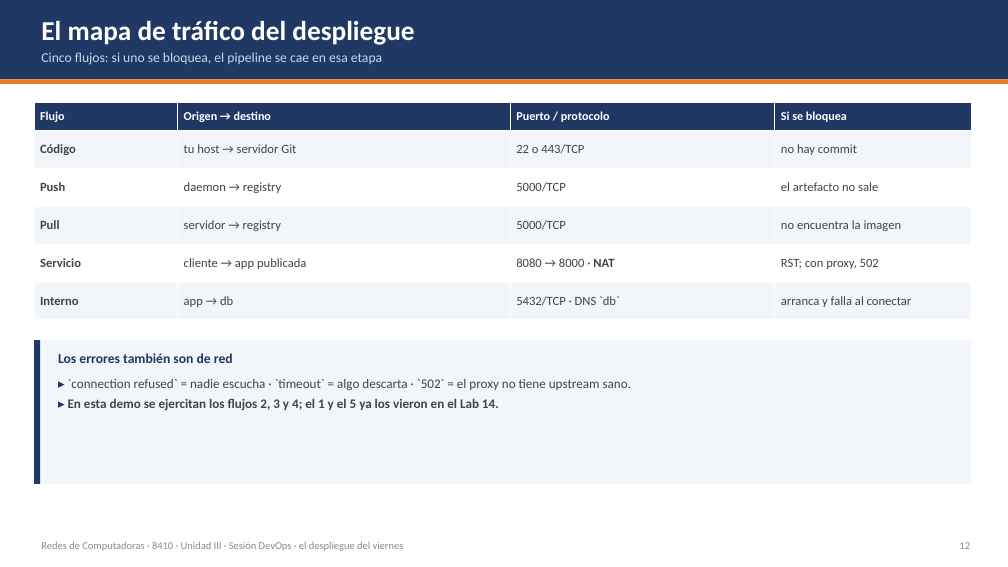
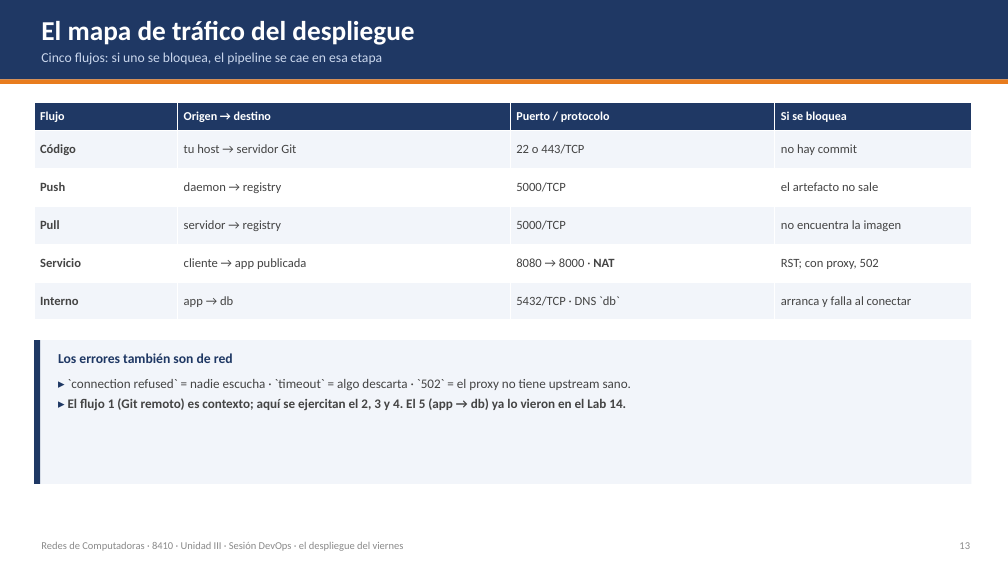
Before and after one commit to isacioutp/redes-de-computadoras-utp, a slide deck: slide 13 of Teoria-DevOps-Despliegue.pptx (slide 12 before the commit). Drawn at 1008x567 pixels with LibreOffice and Linux fonts; fonts in the diff are those of the drawing. Boxes give left, top, right and bottom in pixels: in the first picture for what was removed or moved away, otherwise in the second. Text is boxed around its words. In the diff, an @@ line names an element or a change of style, - is before the commit and + after.

Commit message:
Alinear la presentación con el Laboratorio 15 y hacerlo Docker-only
- Nueva diapositiva «El laboratorio, en tu máquina»: qué se ejecuta
  (Docker, registry, smoke, rollback) y qué es contexto (Git remoto,
  CI/CD, ciclo DevOps, DORA)
- El tag del laboratorio es v1/v2: no requiere Git ni internet
- Las 7 etapas y el mapa de flujos marcan Git remoto como contexto
- Rollback documentado con init:true (<1 s); DORA aclara que solo se
  cronometra el MTTR
- README del laboratorio: sección local vs. contexto y práctica sin Git
- CLASE-DEVOPS.md explica la variante Docker-only

```diff
--- a/Teoria-DevOps-Despliegue.pptx
+++ b/Teoria-DevOps-Despliegue.pptx
@@ text at (68,398,626,410): text changed @@
-▸ En esta demo se ejercitan los flujos 2, 3 y 4; el 1 y el 5 ya los vieron en el Lab 14.
+▸ El flujo 1 (Git remoto) es contexto; aquí se ejercitan el 2, 3 y 4. El 5 (app → db) ya lo vieron en el Lab 14.
```
Also in this commit, not shown: 8 other slides changed, 1 slide added, 6 other files.
